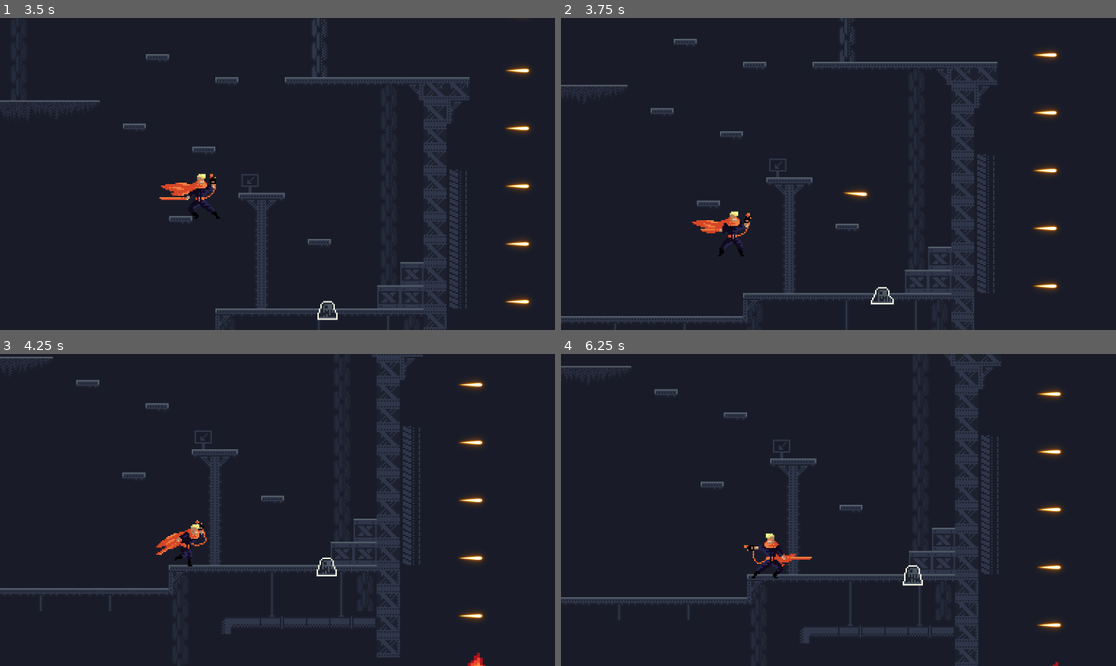
Above: before the commit, frames 1-4 (two rows, left to right).
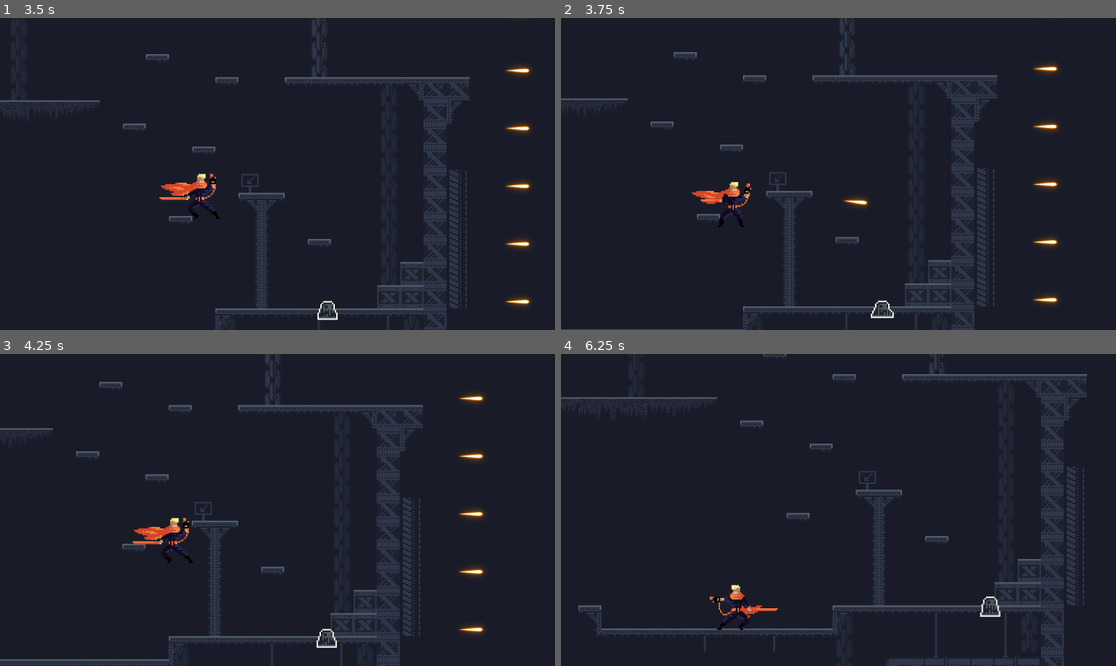
Above: after the commit, the same moments.

Repository: Fanxuui/neonshift
Game: Godot game, scene res://scenes/level_1.tscn
Same seed, same stepped clock (60 frames per second), same inputs: the game is played once before the commit and once after it. This scene is started directly instead of the project's main scene.
Inputs (mouse positions are in pixels of both pictures, inside the frame that each line leads up to):
- Up to frame 1 (3.5 s): tap Enter (ui_accept) at 0.5 s; move the mouse to (399, 158) at 0.52 s; hold D (move_right) 0.53-2.03 s; tap Space (jump) at 0.6, 0.77, 1.07, 1.52, 1.55, 1.82, 2.3, 2.85, 3.02, 3.32 s; move the mouse to (166, 189) at 1.27 s; right-click (166, 189) at 1.35 s; move the mouse to (333, 105) at 2.02 s; hold A (move_left) 2.03-2.78 s; click (333, 105) at 2.1 s; move the mouse to (249, 236) at 2.77 s; hold D (move_right) from 2.78 s (still down)
- Up to frame 2 (3.75 s): keep holding D (move_right); move the mouse to (1005, 220) at 3.52 s; right-click (1005, 220) at 3.6 s
- Up to frame 3 (4.25 s): keep holding D (move_right); tap Space (jump) at 3.77, 3.8, 4.07 s
- Up to frame 4 (6.25 s): move the mouse to (672, 463) at 4.27 s; release D (move_right) at 4.28 s; hold A (move_left) 4.28-5.03 s; click (672, 463) at 4.35 s; tap Space (jump) at 4.52, 4.55, 4.82, 5.1, 6.02, 6.05 s; move the mouse to (866, 510) at 5.02 s; hold D (move_right) 5.03-5.78 s; move the mouse to (755, 432) at 5.77 s; hold A (move_left) from 5.78 s (still down); right-click (755, 432) at 5.85 s

Frame 1 is identical in both runs. In frame 2, 9.4% of the frame differs, in the area x 0-90%, y 0-100%; in frame 3, 10%; in frame 4, 14%, in the area x 0-95%, y 0-100%.

Commit message:
WALLCLIMBING

Diff:
--- a/scenes/level_1.tscn
+++ b/scenes/level_1.tscn
@@ -8,7 +8,6 @@
 [ext_resource type="PackedScene" uid="uid://dcst2x8q5jyg2" path="res://scenes/breakable_door.tscn" id="5_15mv3"]
 [ext_resource type="PackedScene" uid="uid://br42jee0jyht4" path="res://scenes/exit.tscn" id="5_pa8r4"]
 [ext_resource type="PackedScene" uid="uid://c7ir68rrj5e6j" path="res://scenes/gun.tscn" id="6_e3sih"]
-[ext_resource type="PackedScene" uid="uid://dongws64nfc2n" path="res://scenes/sword_icon.tscn" id="7_2y5yt"]
 [ext_resource type="Script" uid="uid://gvdwvap7mjq" path="res://scripts/checkpoint.gd" id="10_2y5yt"]
 
 [sub_resource type="WorldBoundaryShape2D" id="WorldBoundaryShape2D_2y5yt"]
@@ -1077,10 +1076,6 @@
 [node name="gun" parent="." instance=ExtResource("6_e3sih")]
 position = Vector2(24, 182)
 
-[node name="sword_icon" parent="." instance=ExtResource("7_2y5yt")]
-position = Vector2(421, 58)
-collision_mask = 2
-
 [node name="breakable_door" parent="." instance=ExtResource("5_15mv3")]
 position = Vector2(33, 162)
 
--- a/scripts/player.gd
+++ b/scripts/player.gd
@@ -8,19 +8,33 @@
 @onready var game_manager: Node = $"../GameManager"
 const MAX_JUMPS = 2
 
+const GRAVITY_NORMAL: float = 14.5
+const GRAVITY_WALL: float = 8.5
+const WALL_JUMP_PUSH_FORCE: float = 100.0
+
 
 
 @export var bullet_scene: PackedScene
 @onready var collision_shape: CollisionShape2D = $CollisionShape2D
 @onready var sword_hitbox: Area2D = $Sword/SwordHitbox
 
-enum PlayerState { IDLE, MOVE, JUMP, SWORD, GUN, DIE, HURT }
+enum PlayerState { IDLE, MOVE, JUMP, SWORD, GUN, DIE, HURT, WALL_CLIMB }
 
 var state: PlayerState = PlayerState.IDLE
 var anim_locked: bool = false
 
 var health = GameState.current_health
 var jump_count = 0
+
+var wall_contact_coyote: float = 0.0
+const WALL_CONTACT_COYOTE_TIME: float = 0.2
+
+var wall_jump_lock: float = 0.0
+const WALL_JUMP_LOCK_TIME: float = 0.05
+
+var look_dir_x: int = 1
+
+
 
 # Get the gravity from the project settings to be synced with RigidBody nodes.
 var gravity: int = ProjectSettings.get_setting("physics/2d/default_gravity")
@@ -62,13 +76,23 @@
 	if state in [PlayerState.SWORD, PlayerState.GUN, PlayerState.HURT, PlayerState.DIE]:
 		return
 
-	# Handle jump.
+	var on_left_wall := is_on_left_wall()
+	var on_right_wall := is_on_right_wall()
+	var on_wall := on_left_wall or on_right_wall
+
+	# --- WALL JUMP ---
+	if Input.is_action_just_pressed("jump") and on_wall and not is_on_floor():
+		state = PlayerState.JUMP
+		jump_count = 1
+		velocity.y = JUMP_VELOCITY
+		velocity.x = WALL_JUMP_PUSH_FORCE * (1 if on_left_wall else -1)
+		return
+
+	# --- NORMAL JUMP ---
 	if Input.is_action_just_pressed("jump") and jump_count < MAX_JUMPS:
 		state = PlayerState.JUMP
 		velocity.y = JUMP_VELOCITY
 		jump_count += 1
-
-
 
 	# Get the input direction and handle the movement/deceleration.
 	# As good practice, you should replace UI actions with custom gameplay actions.
@@ -114,34 +138,38 @@
 		sword_hitbox.start_attack()
 
 func _physics_process(delta: float) -> void:
-	# Add the gravity.
+	var on_left_wall := is_on_left_wall()
+	var on_right_wall := is_on_right_wall()
+	var on_wall := on_left_wall or on_right_wall
+
+	# Apply gravity
 	if not is_on_floor():
 		velocity.y += gravity * delta
 
-	#handle walking off ledge
-	if was_on_floor and not is_on_floor():
-		if jump_count == 0:
-			jump_count = 1
-
-
+		# Wall sliding
+		if velocity.y > 0 and on_wall:
+			velocity.y = GRAVITY_WALL
+			look_dir_x = -1 if on_left_wall else 1
+			state = PlayerState.WALL_CLIMB
+
+	# Reset jump count when touching floor
 	if is_on_floor():
 		jump_count = 0
 
-	was_on_floor = is_on_floor()
-
 	if anim_locked:
 		move_and_slide()
 		return
+
 	handle_movement_input()
 	move_and_slide()
 
-
+	# Handle sprite flip
 	if Input.is_action_pressed("move_right"):
 		facing_dir = Vector2.RIGHT
-		get_node("AnimatedSprite2D").flip_h = false
+		$AnimatedSprite2D.flip_h = false
 	elif Input.is_action_pressed("move_left"):
 		facing_dir = Vector2.LEFT
-		get_node("AnimatedSprite2D").flip_h = true
+		$AnimatedSprite2D.flip_h = true
 
 	handle_attack_input()
 	_update_animation()
@@ -205,3 +233,20 @@
 	await get_tree().create_timer(0.6, false, true).timeout
 	Engine.time_scale = 1.0
 	game_manager.restart_run()
+
+func check_wall(dir: int) -> bool:
+	var space_state := get_world_2d().direct_space_state
+
+	var params := PhysicsRayQueryParameters2D.new()
+	params.from = global_position
+	params.to = global_position + Vector2(10 * dir, 0)
+	params.exclude = [self]
+
+	var result := space_state.intersect_ray(params)
+	return result.size() > 0
+
+func is_on_left_wall() -> bool:
+	return check_wall(-1)
+
+func is_on_right_wall() -> bool:
+	return check_wall(1)
Not shown: 1 places in scenes/level_1.tscn that only renumber resources
Not shown: 1 places in scenes/main.tscn that only renumber resources
